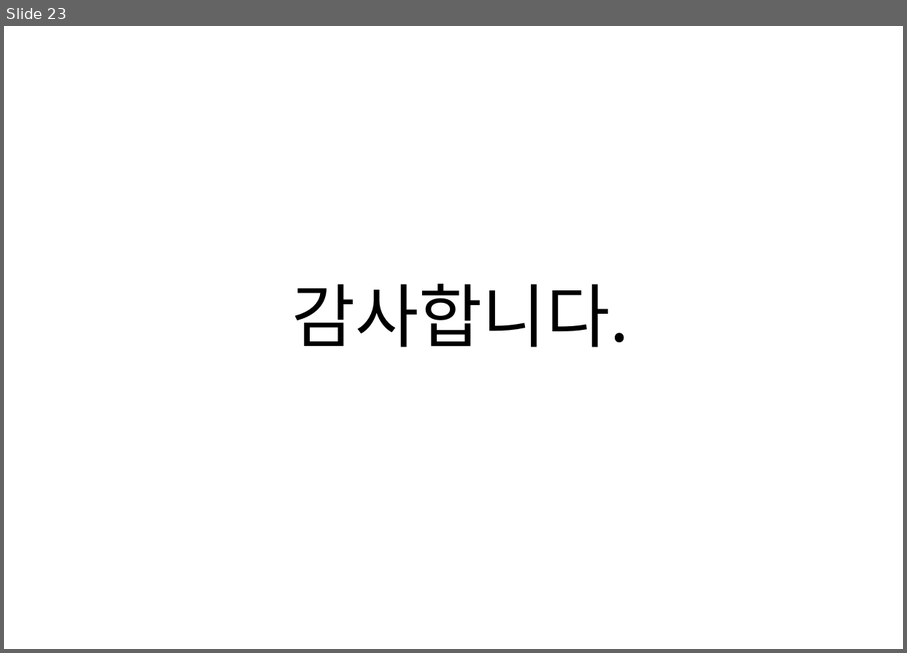
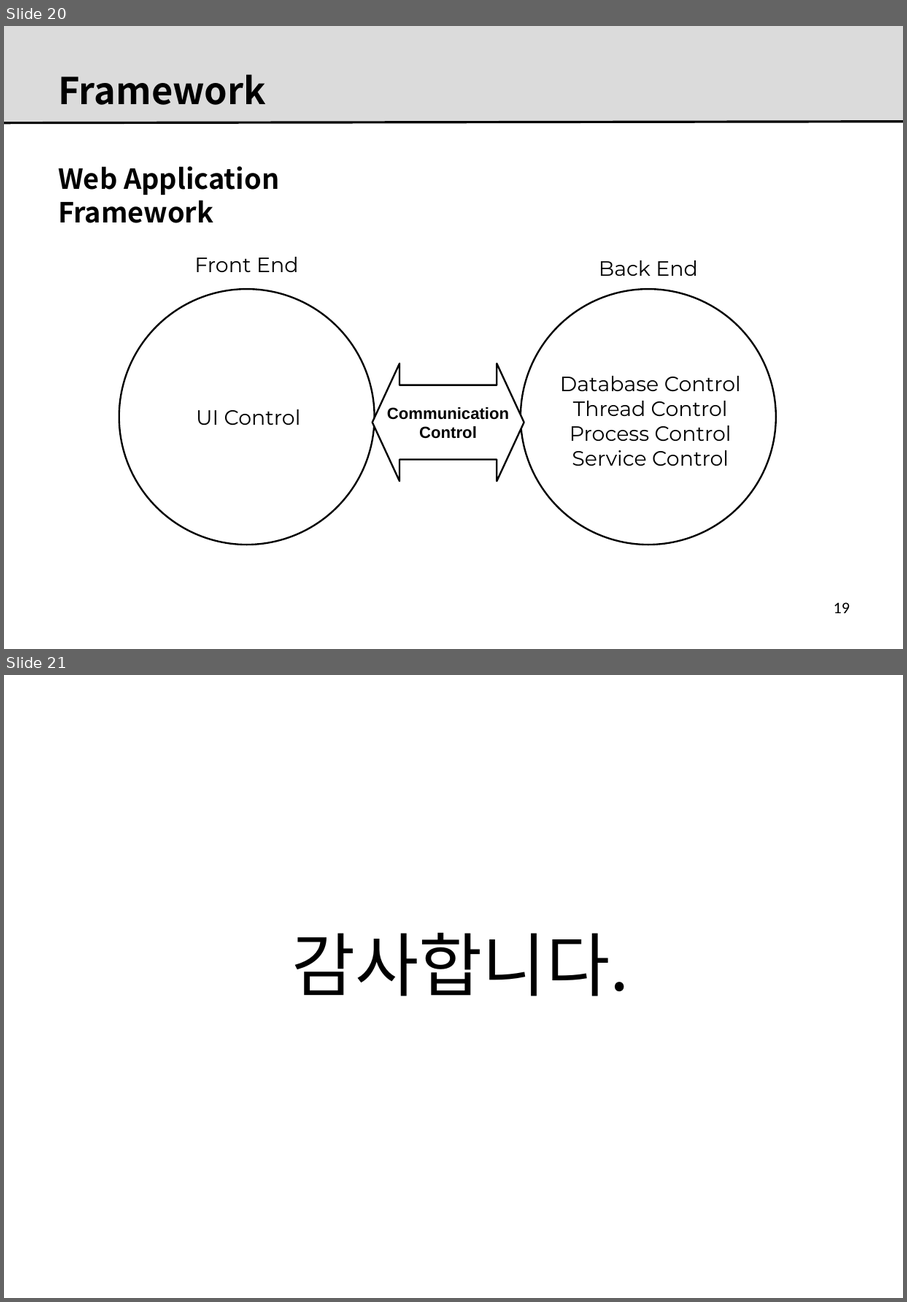
Before and after one commit to kitdvl/CodeX, a slide deck: Lectures/0002.FE.vs.BE.pptx. Shown one above the other, each under a label of ours: slide 23 before the commit, slides 20 and 21 after it. The pictures are 907x653 and 907x1302 pixels, drawn with LibreOffice and Linux fonts; fonts in the diff are those of the drawing; background and template pictures are left out. Boxes give left, top, right and bottom in pixels: in the first picture for what was removed or moved away, otherwise in the second. Text is boxed around its words. In the diff, an @@ line names an element or a change of style, - is before the commit and + after.

```diff
--- a/Lectures/0002.FE.vs.BE.pptx
+++ b/Lectures/0002.FE.vs.BE.pptx
@@ slide 20 added at bbox=[4, 26, 903, 649], background #FFFFFF @@
@@ rectangle added at bbox=[4, 26, 903, 123], fill #DBDBDB @@
@@ title added at bbox=[59, 74, 266, 105], 32 pt, text #000000, bold @@
+Framework
@@ line added from (4, 123) to (903, 122), #000000 2 pt @@
@@ text added at bbox=[58, 166, 279, 223], 24 pt, text #000000, bold @@
+Web Application Framework
@@ text added at bbox=[195, 257, 299, 272], 18 pt, text #000000 @@
+Front End
@@ text added at bbox=[599, 260, 698, 276], 18 pt, text #000000 @@
+Back End
@@ ellipse added at bbox=[119, 290, 375, 545], fill #FFFFFF, outline #000000 1.5 pt @@
@@ ellipse added at bbox=[522, 290, 777, 545], fill #FFFFFF, outline #000000 1.5 pt @@
@@ left right arrow added at bbox=[373, 363, 524, 481], fill #FFFFFF, outline #000000 1.5 pt, 14 pt, text #000000, bold @@
+Communication
+Control
@@ text added at bbox=[560, 376, 741, 465], 18 pt, text #000000 @@
+Database Control
+Thread Control
+Process Control
+Service Control
@@ text added at bbox=[196, 409, 301, 425], 18 pt, text #000000 @@
+UI Control
@@ page number added at bbox=[834, 602, 850, 613], 14 pt, text #000000 @@
+19
@@ what was slide 23 is now slide 21 @@
```
Also in this commit, not shown: 1 slide changed, 18 other slides added, 21 slides removed, 44 other files.
